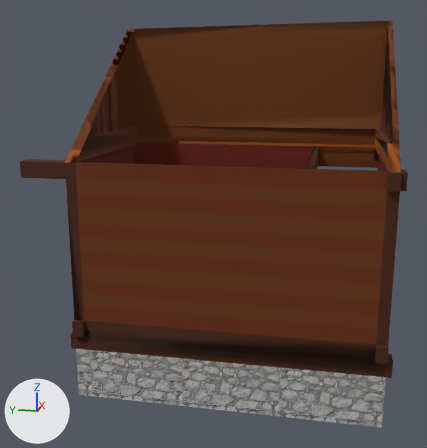
A saved change to the COLLADA model dae_zlamanec/chlev.dae.
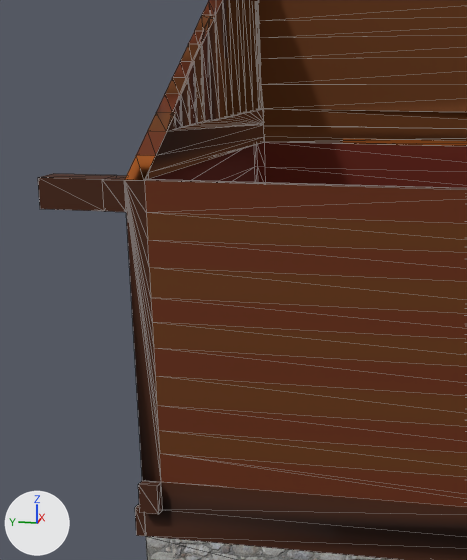
The first picture shows the older version from a camera (50 mm lens) standing at (-17.6, -3.69, 3.47) and looking at (-11.84, -2.54, 2.03). The close-ups show both versions on the part from 0% to 57% of the width and 15% to 81% of the height of that picture; other places that the commit changed are outside them. The lights are fixed; the arrows at lower left show +X, +Y and +Z. The close-ups show mesh edges as thin lines. Where no turn or scale is listed for an object, it has been applied to the vertices. Vertices at the same position are counted once.

In view in the first close-up: 'SketchUp', 'group_0', 'group_1', 'group_14', 'group_2'.
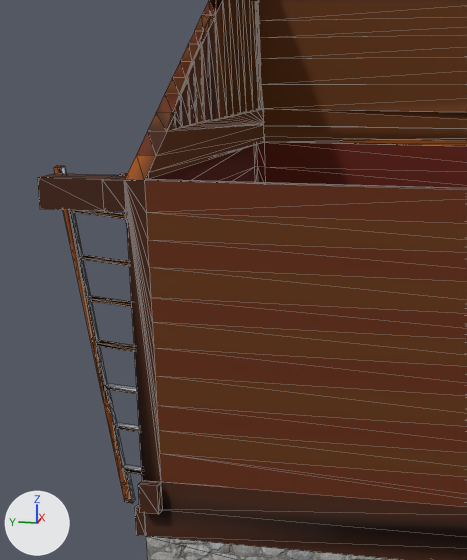
Patch to the scene script:
```diff
--- a/dae_zlamanec/chlev.dae.py
+++ b/dae_zlamanec/chlev.dae.py
@@ img_metal_aluminum_anodized_0_jpg @@
+img_metal_aluminum_anodized_0_jpg = load_image('Metal_Aluminum_Anodized_0.jpg', 'chlev/Metal_Aluminum_Anodized_0.jpg', 256, 256, 'sRGB')
@@ mat_metal_aluminum_anodized_0 @@
+mat_metal_aluminum_anodized_0 = principled_material('Metal_Aluminum_Anodized_0')
+mat_metal_aluminum_anodized_0.texture = img_metal_aluminum_anodized_0_jpg
+mat_metal_aluminum_anodized_0.roughness = 0.9
@@ me_group_0 @@
 me_group_0.from_pydata(...)  # 297 vertices, 810 faces; spans x 0.96..3.73, y 1.56..4.57, z 0.99..4.18
 # used by ob_group_0; parent = ob_sketchup; location = (-11.76, -2.99, -1.487); rotation_euler = (0.907, -0.559, 2.463), in degrees (52, -32, 141)
-me_group_0.vertices[291].co = (2.54, 1.66, 3.45)  # pixel (263, 137)
-me_group_0.vertices[292].co = (3.66, 1.77, 2.18)  # pixel (148, 172)
-me_group_0.vertices[293].co = (3.68, 1.75, 2.13)  # pixel (144, 180)
-me_group_0.vertices[294].co = (3.63, 1.81, 2.28)  # pixel (155, 155)
-me_group_0.vertices[295].co = (3.69, 1.73, 2.33)  # pixel (136, 155)
-me_group_0.vertices[296].co = (3.73, 1.68, 2.17)  # pixel (124, 180)
+# me_group_0 part 1
+me_group_0.vertices[291].co = (3.63, 1.81, 2.28)  # pixel (155, 155)
+me_group_0.vertices[292].co = (3.69, 1.73, 2.33)  # pixel (136, 155)
+me_group_0.vertices[293].co = (3.73, 1.68, 2.17)  # pixel (124, 180)
+me_group_0.vertices[294].co = (3.68, 1.75, 2.13)  # pixel (144, 180)
+me_group_0.vertices[295].co = (2.54, 1.66, 3.45)  # pixel (263, 137)
+me_group_0.vertices[296].co = (3.66, 1.77, 2.18)  # pixel (148, 172)
+# me_group_0 part 2: 2 faces spanning x 3.63..3.73, y 1.68..1.81, z 2.13..2.33 switch from mat_color_c08 (brown #663300) to mat_color_c07 (brown #994c00)
 me_group_0.materials.append(mat_color_b08_1)
@@ me_group_16 @@
+me_group_16.from_pydata(...)  # 152 vertices, 324 faces; spans x -0.92..0.0, y -0.55..0.0, z -0.03..2.17
+# faces by material slot: [242, 82]
+me_group_16.materials.append(mat_color_c07)  # brown #994c00
+me_group_16.materials.append(mat_metal_aluminum_anodized_0)  # picture img_metal_aluminum_anodized_0_jpg
@@ ob_group_16 @@
+ob_group_16 = bpy.data.objects.new('group_16', me_group_16)
+ob_group_16.location = (-11.628, -0.744, 0.605)
```

Where the change shows, as pixel boxes (x1, y1, x2, y2) in the close-ups (467 x 560 px; the box of a moved part takes in the faces that stretch with it):
'group_16', added: after (54, 165, 142, 504)
    faces in mat_color_c07 (brown #994c00): (54, 165, 142, 504)
    faces in mat_metal_aluminum_anodized_0 (picture img_metal_aluminum_anodized_0_jpg): (61, 166, 142, 503)
part 1 of me_group_0, moved or reshaped: before (125, 125, 264, 181); after (136, 125, 264, 180)
part 2 of me_group_0, recoloured: before (145, 137, 262, 179); after (126, 155, 155, 181)
